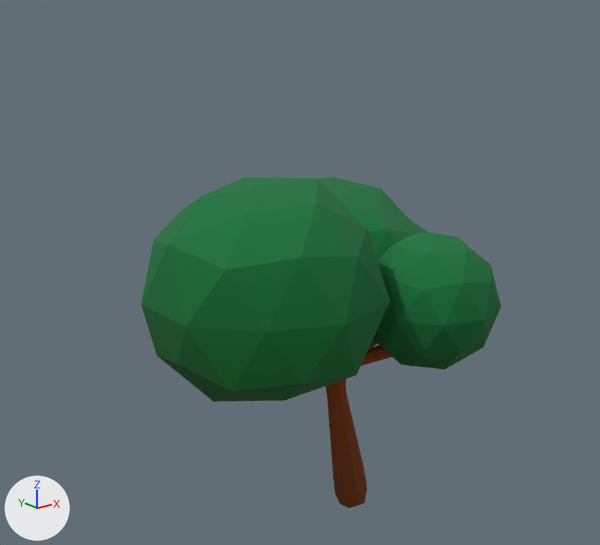
The FBX model 2NDYEARGAME/Assets/Mesh/LowPolyTree1.fbx, before and after one commit.
Before and after are seen from a 50 mm lens placed at (-15.3, -16.51, 14.16), pointed at (-0.97, 1.4, 6.99). Every picture has the same lights, and +X, +Y and +Z are marked at lower left.

Before the edit, the objects in view are built like this:
```python
me_plane = bpy.data.meshes.new('Plane')
me_plane.from_pydata(...)  # 1228 vertices, 1340 faces; spans x -470.0..603.0, y -41.0..991.0, z -317.0..481.0
# faces by material slot: [1100, 240]
me_plane.materials.append(mat_wood)  # picture img_atlas_png
me_plane.materials.append(mat_treeleaves)  # picture img_atlas_png
ob_treetrunk = bpy.data.objects.new('TreeTrunk', me_plane)
ob_treetrunk.location = (0.0, 0.0, 0.0)
ob_treetrunk.rotation_euler = (1.571, 0.0, -3.142)  # degrees (90, 0, -180)
ob_treetrunk.scale = (0.01, 0.01, 0.01)
```
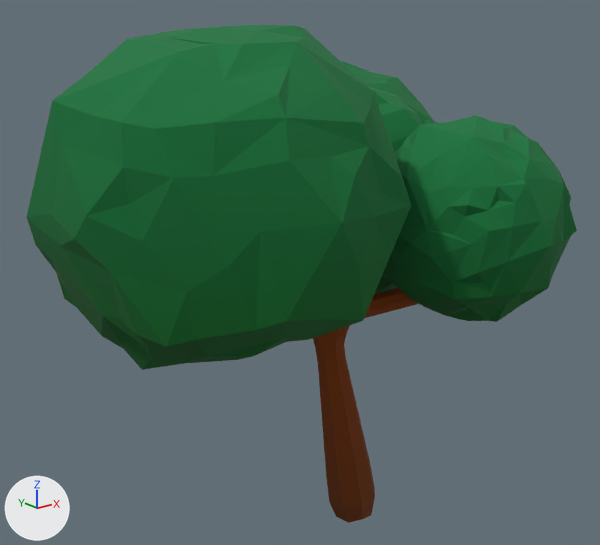
Changed parts and their boxes [x1, y1, x2, y2] in the pictures (600 x 545 px; the box of a moved part takes in the faces that stretch with it):
'TreeTrunk', reshaped, turned
    before: [141, 177, 501, 508]
    after: [27, 25, 577, 523]
part 1 of me_plane, moved or reshaped
    before: [325, 345, 392, 508]
    after: [313, 288, 418, 523]
part 2 of me_plane, rebuilt (22% narrower, 8% shorter)
    before: [141, 177, 390, 402]
    after: [382, 115, 577, 322]
part 3 of me_plane, added (green)
    after: [27, 25, 411, 370]
part 4 of me_plane, added (green)
    after: [342, 62, 438, 293]
part 5 of me_plane, deleted (green)
    before: [318, 177, 501, 369]

The change, as a list of edits to the scene's bpy script:
```text
Change me_plane:
    used by ob_treetrunk; location = (0.0, 0.0, 0.0); rotation_euler = (1.571, 0.0, -3.142), in degrees (90, 0, -180); scale = (0.01, 0.01, 0.01)
    remove me_plane.from_pydata(...)  # 1228 vertices, 1340 faces; spans x -470.0..603.0, y -41.0..991.0, z -317.0..481.0
    add me_plane.from_pydata(...)  # 1664 vertices, 2212 faces; spans x -854.0..674.0, y -89.0..1386.0, z -685.0..457.0
    me_plane part 1: the loose piece of 1102 vertices spanning x -358.0..279.0, y -41.0..767.0, z -257.0..300.0 is turned 180 degrees about the y axis through its middle and scaled by 1.43, then moved by (101.0, 125.0, -48.0)
    me_plane part 2: the loose piece of 42 vertices spanning x -11.0..603.0, y 438.0..991.0, z -273.0..395.0 is rebuilt with 175 vertices and now spans x -26.0..530.0, y 566.0..1150.0, z -105.0..457.0
    me_plane part 3: a new loose piece of 194 vertices spanning x -854.0..40.0, y 581.0..1386.0, z -552.0..390.0, in mat_treeleaves (picture img_atlas_png)
    me_plane part 4: a new loose piece of 193 vertices spanning x -157.0..674.0, y 567.0..1296.0, z -685.0..182.0, in mat_treeleaves (picture img_atlas_png)
    me_plane part 5
    84 vertices are removed from x -470.0..120.0, y 418.0..919.0, z -317.0..481.0
    160 faces are deleted
Change ob_treetrunk:
    ob_treetrunk.rotation_euler: (1.571, 0.0, -3.142) -> (1.571, 0.0, 0.0)  # degrees (90, 0, -180) -> degrees (90, 0, 0)
```
